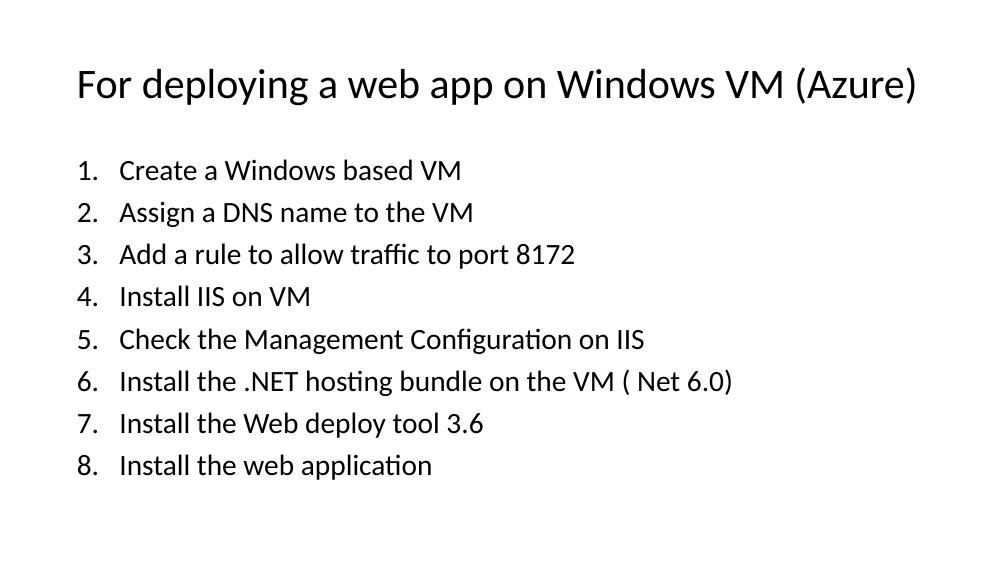
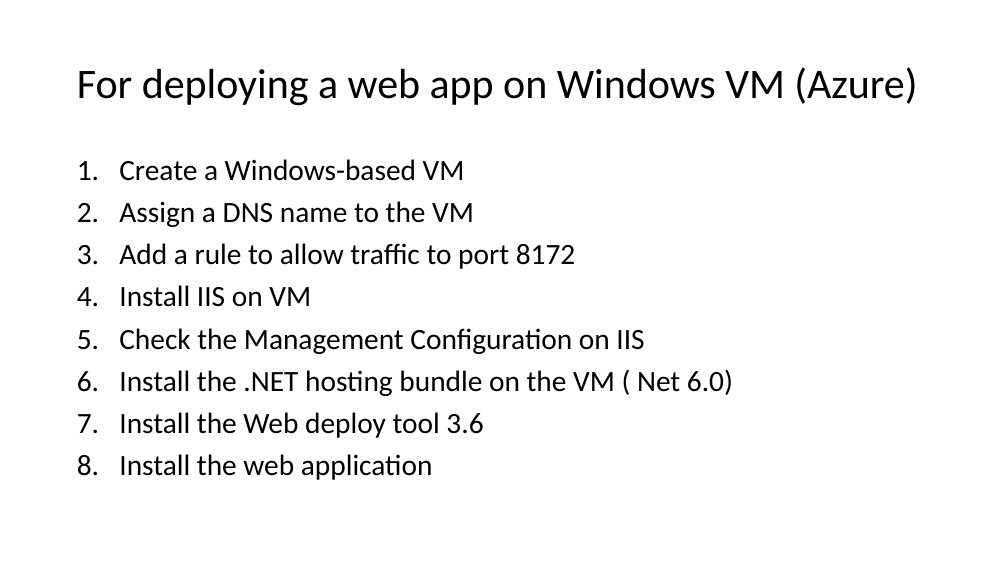
Before and after one commit to dknangia/azure-dev, a slide deck: slide 2 of Azure Virtual Machine 01.pptx. Drawn at 1008x567 pixels with LibreOffice and Linux fonts; fonts in the diff are those of the drawing. Boxes give left, top, right and bottom in pixels: in the first picture for what was removed or moved away, otherwise in the second. Text is boxed around its words. In the diff, an @@ line names an element or a change of style, - is before the commit and + after.

Commit message:
Minor change in the PPT

```diff
--- a/Azure Virtual Machine 01.pptx
+++ b/Azure Virtual Machine 01.pptx
@@ text at bbox=[119, 159, 465, 181]: text changed @@
-1. Create a Windows based VM
+1. Create a Windows-based VM
```
